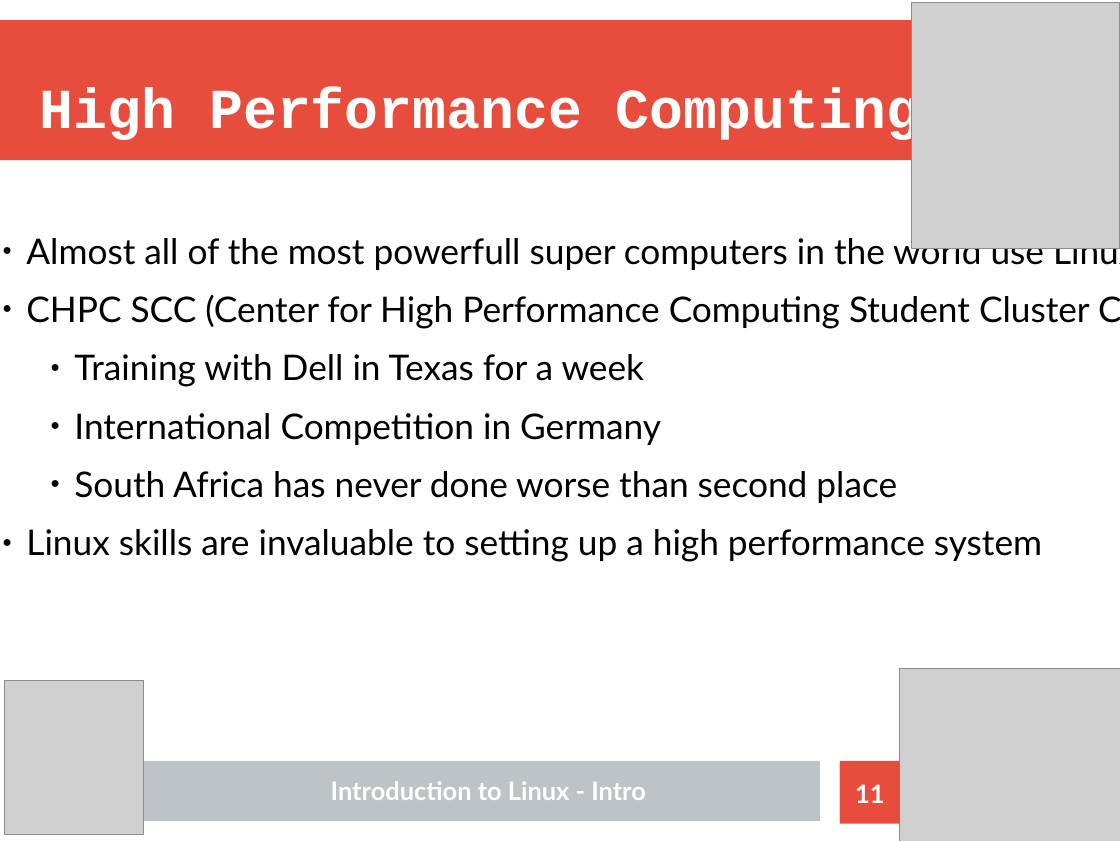
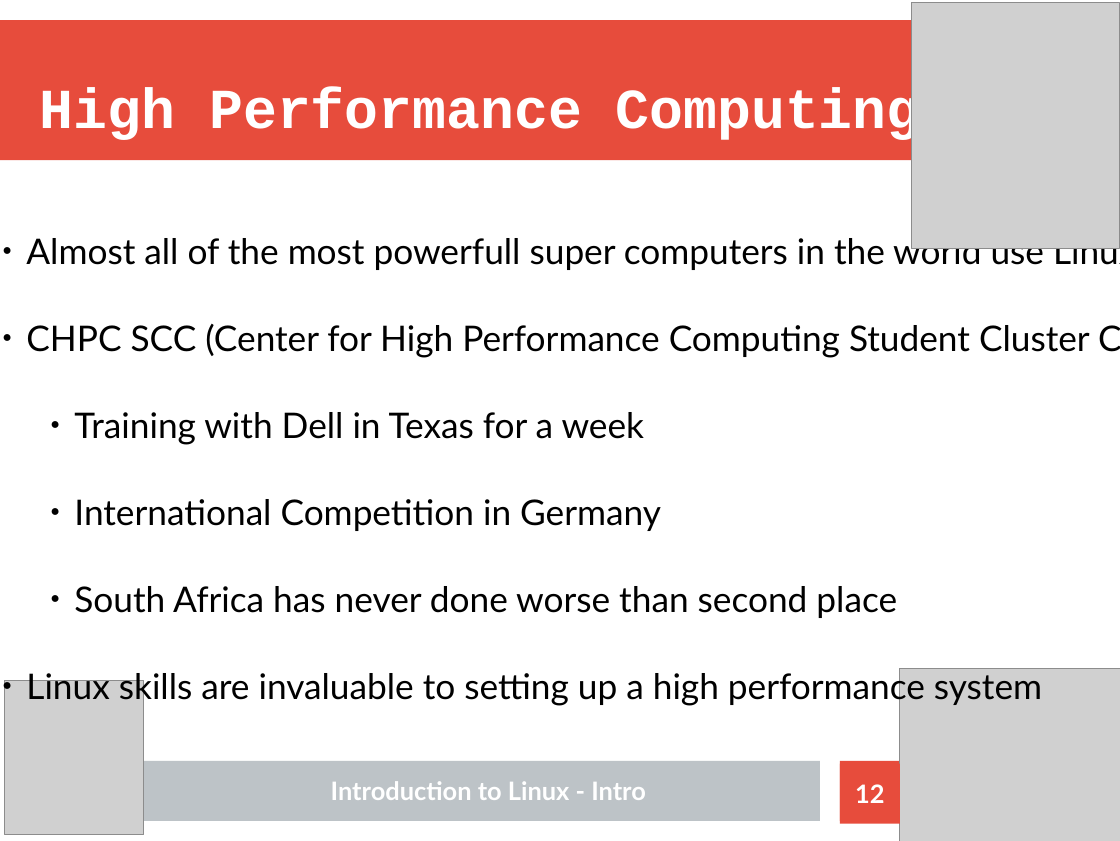
Before and after one commit to Nhlakanipho-Biyela/Intro_To_Linux_Course, a slide deck: slide 12 of Lecture_Slides/ITL_Lecture_1_Introduction_V2.odp (slide 11 before the commit). Drawn at 1120x841 pixels with LibreOffice and Linux fonts; fonts in the diff are those of the drawing; grey boxes stand for pictures. Boxes give left, top, right and bottom in pixels: in the first picture for what was removed or moved away, otherwise in the second. Text is boxed around its words. In the diff, an @@ line names an element or a change of style, - is before the commit and + after.

```diff
--- a/Lecture_Slides/ITL_Lecture_1_Introduction_V2.odp
+++ b/Lecture_Slides/ITL_Lecture_1_Introduction_V2.odp
@@ text "Almost all of the most ..." at (x1=26, y1=233, x2=1120, y2=706): more space between paragraphs @@
@@ page number at (x1=855, y1=784, x2=884, y2=803): text changed @@
-11
+12
```
Also in this commit, not shown: 9 other slides changed, 1 slide added, 1 other file.
